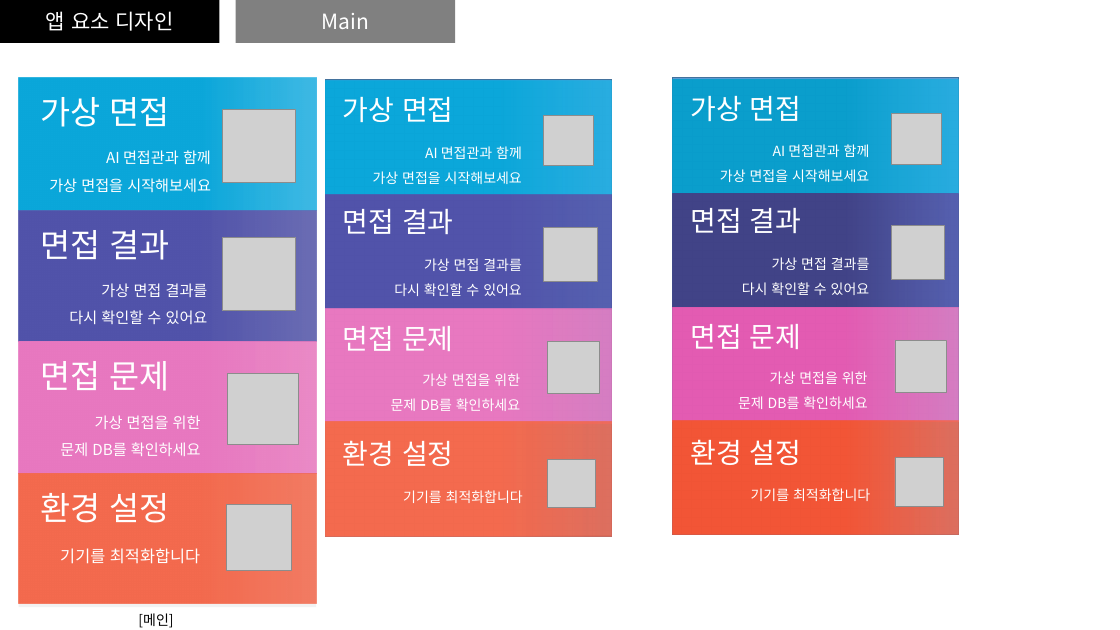
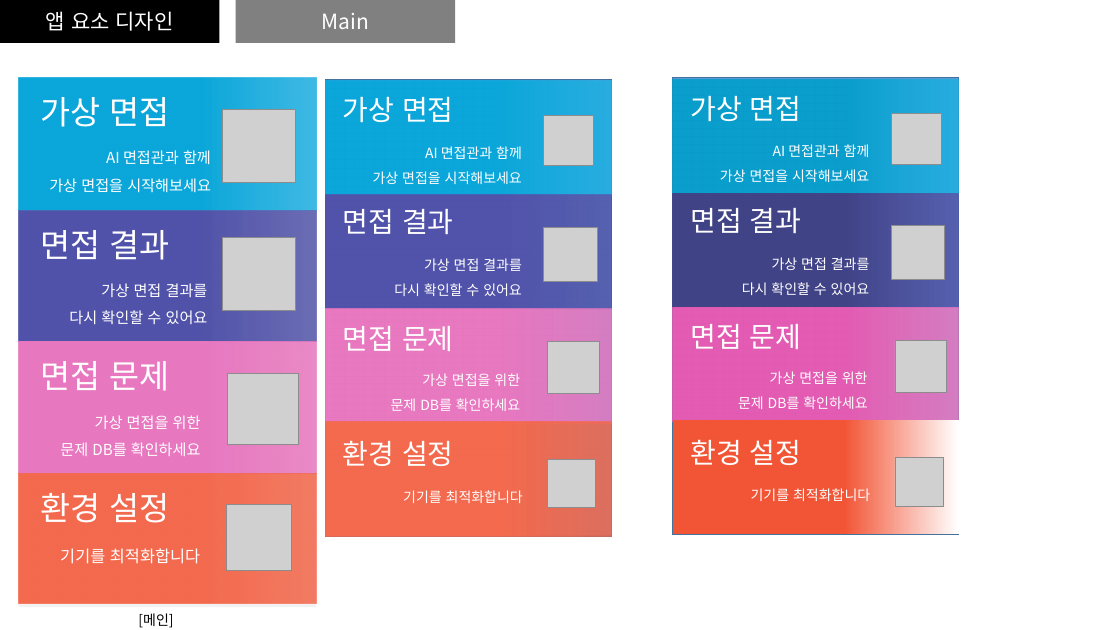
Before and after one commit to mrkimkim/AI_interview, a slide deck: slide 6 of Scatch.pptx. Drawn at 1120x630 pixels with LibreOffice and Linux fonts; fonts in the diff are those of the drawing; grey boxes stand for pictures. Boxes give left, top, right and bottom in pixels: in the first picture for what was removed or moved away, otherwise in the second. Text is boxed around its words. In the diff, an @@ line names an element or a change of style, - is before the commit and + after.

```diff
--- a/Scatch.pptx
+++ b/Scatch.pptx
@@ rectangle at [673, 420, 960, 534]: fill gradient #F2684C to #F25536 to gradient #FFFFFF to #F25536 @@
```
Also in this commit, not shown: 1 other slide changed, 55 other files.
